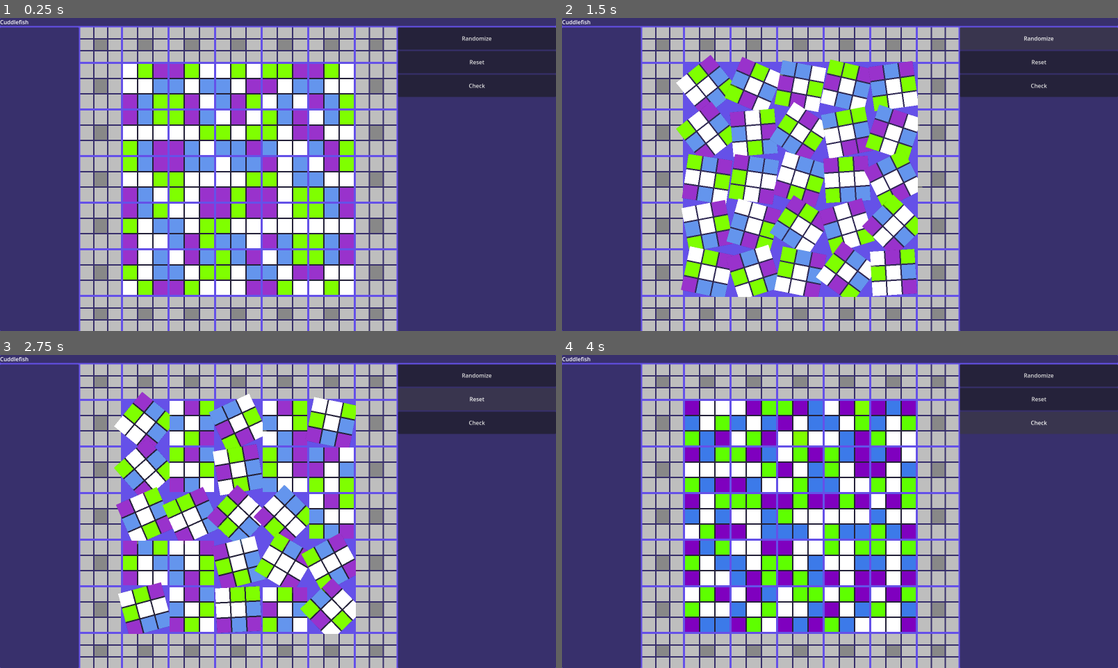
Above: before the commit, frames 1-4 (two rows, left to right).
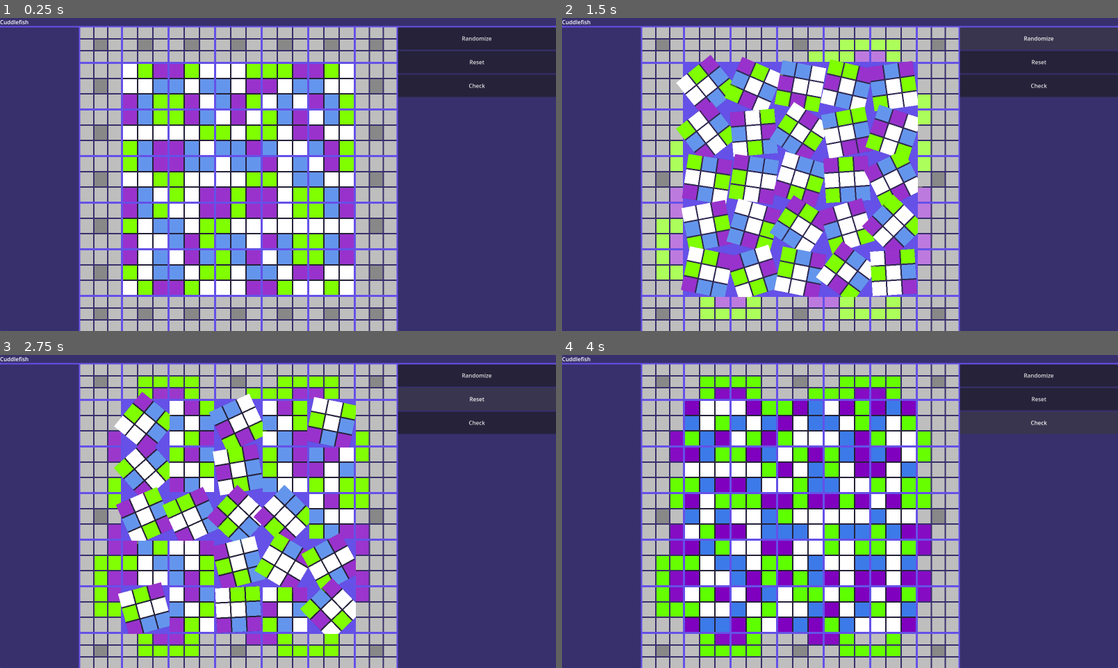
Above: after the commit, the same moments.

Repository: dtersegno/cuddlefish
Game: Godot game, scene res://CuddlefishGame.tscn
Same seed, same stepped clock (60 frames per second), same inputs: the game is played once before the commit and once after it.
Inputs (mouse positions are in pixels of both pictures, inside the frame that each line leads up to):
- Up to frame 1 (0.25 s): no input
- Up to frame 2 (1.5 s): click (706, 86) at 0.52 s; click "Randomize" at 1.25 s
- Up to frame 3 (2.75 s): click "Reset" at 2 s
- Up to frame 4 (4 s): click "Check" at 2.75 s; tap Enter (ui_accept) at 3.5, 3.6, 3.77 s; hold Up (ui_up) from 3.53 s (still down)

The runs differ from the first frame. In frame 1, 0.2% of the frame differs, in the area x 41-47%, y 14-20%; in frame 2, 5.2%; in frame 3, 5.9%; in frame 4, 6.0%, in the area x 17-69%, y 6-97%.

Commit message:
major edge coloring and comparison progress

Diff:
--- a/cuddlefish-gd/cuddler2-0.gd
+++ b/cuddlefish-gd/cuddler2-0.gd
@@ -39,7 +39,7 @@
 #clicking the button makes the square spin
 @onready var button = $Button
 @onready var spin_sound = $Sound/Spin
-signal spinning
+signal done_single_spinning
 signal button_clicked
 
 #preloaded scene for copying self.
@@ -115,6 +115,7 @@
 func _on_button_pressed() -> void:
 	self.emit_signal("button_clicked")
 	await rotate_90()
+	self.emit_signal('done_single_spinning')
 
 # prevents pushing the button
 func disable_button() -> void:
@@ -166,6 +167,7 @@
 
 	direction = (direction + 1)%4 #advance the cardinal direction counterclockwise
 	await self.spin()
+
 	self.enable_button()
 	self.size = Vector2(128,128)
 
--- a/cuddlefish-gd/game.gd
+++ b/cuddlefish-gd/game.gd
@@ -20,6 +20,7 @@
 		get_tree().call_group('cuddlers','random_spin')
 	if Input.is_action_just_pressed("ui_up"):
 		grid.check_cuddler_directions()
+		self.check_win()
 
 func make_connections():
 	randomize_button.pressed.connect(random_spin_all_cuddlers)
@@ -34,11 +35,15 @@
 func random_spin_all_cuddlers() -> void:
 	var tree = get_tree()
 	tree.call_group('cuddlers','random_spin')
+	await get_tree().create_timer(1).timeout
+	grid.perform_cuddler_comparison()
 
 func reset_all_cuddlers():
 	print("Resetting cuddlers")
 	var tree = get_tree()
 	tree.call_group('cuddlers','turn_to_direction')
+	await get_tree().create_timer(1).timeout
+	grid.perform_cuddler_comparison()
 
 # Called every frame. 'delta' is the elapsed time since the previous frame.
 func _process(delta: float) -> void:
--- a/cuddlefish-gd/grid.gd
+++ b/cuddlefish-gd/grid.gd
@@ -135,7 +135,7 @@
 	9:[1,7],
 	4:[7,2],
 	3:[2,3],
-	2:[2,7]
+	2:[1,7]
 }
 
 
@@ -425,7 +425,7 @@
 # edge_picker and edge_painting provide instructions for how to color
 # edge blocks when their adjacent cuddlers match
 var edge_picker = {
-	"U":[
+	"EE_U":[
 		[
 			[0,1], #if these cuddlers compare true,
 			[1,2],# get these edge blocks and light them according to the dict "edge painting". The order of edges matters!
@@ -443,7 +443,7 @@
 			[4,5]
 		]
 	],
-	"R":[
+	"EE_R":[
 			[
 				[4,9], #if these cuddlers compare true,
 				[8,10],# get these edge blocks and light them according to the dict "edge painting". The order of edges matters!
@@ -461,7 +461,7 @@
 				[14,16]
 			]
 	],
-	"D":[
+	"EE_D":[
 			[
 				[20,21], #if these cuddlers compare true,
 				[18,19],# get these edge blocks and light them according to the dict "edge painting". The order of edges matters!
@@ -479,7 +479,7 @@
 				[21,22]
 			]
 	],
-	"L":[
+	"EE_L":[
 			[
 				[0,5], #if these cuddlers compare true,
 				[7,9],# get these edge blocks and light them according to the dict "edge painting". The order of edges matters!
@@ -496,8 +496,15 @@
 				[15,20],
 				[13,15]
 			]
-	],
-}
+	]
+}
+
+var edge_picker_updater = { #will be merged on initialization
+		"EC_L":edge_picker['EE_L'],
+		"EC_R":edge_picker['EE_R'],
+		"EC_D":edge_picker['EE_D'],
+		"EC_U":edge_picker['EE_U']
+	}
 
 var edge_painting = {
 	"EE_U":[
@@ -513,8 +520,8 @@
 		[2, -1, 4]
 	],
 	"EC_R":[
-		[7],
-		[1]
+		[5],
+		[3]
 	],
 	"EE_D":[
 		[2, -1, 0],
@@ -529,8 +536,8 @@
 		[2, -1, 0]
 	],
 	"EC_L":[
-		[1],
-		[7]
+		[7],
+		[1]
 	]
 }
 
@@ -541,6 +548,8 @@
 
 # Called when the node enters the scene tree for the first time.
 func _ready() -> void:
+	edge_picker.merge(edge_picker_updater)
+
 	# remove the sprite
 	cuddlegrid_sprite.queue_free()
 	create_cuddlerows(5,5)
@@ -551,6 +560,9 @@
 	#adjust the default "solution" to include different numbers for parallel edges
 	solution_coloring['green'].merge(swap_plan_g, true)
 	solution_coloring['purple'].merge(swap_plan_p, true)
+
+	for cuddler in get_tree().get_nodes_in_group('cuddlers'):
+		cuddler.connect('done_single_spinning', self.perform_cuddler_comparison)
 
 	self.paint_solution()
 	self.paint_edge_blocks('gray')
@@ -661,18 +673,20 @@
 func perform_cuddler_comparison() -> void:
 	var result = compare_all_cuddlers()
 	var all_cuddlers = get_tree().get_nodes_in_group('cuddlers')
-	print(result)
+	#print(result)
 	for comparison in result:
 		# for each comparison type,
 		# get [ [cuddlerA, cuddlerB], true/false ]
 		for single_comparison in result[comparison]:
 			#if the comparison is true (the colors are the
 			#same), flash those cuddlers' squares.
+			var cuddlerAindex = single_comparison[0][0]
+			var cuddlerBindex = single_comparison[0][1]
+			var cuddlerA = all_cuddlers[cuddlerAindex]
+			var cuddlerB = all_cuddlers[cuddlerBindex]
+
+			#if they match, flash the squares on the cuddlers
 			if single_comparison[1]:
-				var cuddlerAindex = single_comparison[0][0]
-				var cuddlerBindex = single_comparison[0][1]
-				var cuddlerA = all_cuddlers[cuddlerAindex]
-				var cuddlerB = all_cuddlers[cuddlerBindex]
 				cuddlerA.disable_button()
 				cuddlerB.disable_button()
 				cuddlerA.flash_square(
@@ -682,24 +696,39 @@
 					comparisons[comparison][1]
 				)
 
-				######## work on this part
-				#light up the appropriate edge blocks
-				if 'EE_' + comparison in edge_picker.keys() or 'EC_' + comparison in edge_picker.keys():
-					var these_blocks = edge_picker[comparison]
-					for square_group in these_blocks:
-						if cuddlerA in square_group[0] and cuddlerB in square_group[0]:
-							var edge_a_index = square_group[1][0]
-							var edge_b_index = square_group[1][1]
-							var squares_a = edge_painting[comparison][0]
-							var squares_b = edge_painting[comparison][1]
-							var edge_a = edge_blocks[edge_a_index]
-							var edge_b = edge_blocks[edge_b_index]
-							for square_a in squares_a:
-								var this_color = cuddlerA.edge_blocks[square_a].color
-								edge_a.tween_square_color(square_a, this_color)
-							for square_b in squares_b:
-								var this_color = cuddlerB.edge_blocks[square_b].color
-								edge_b.tween_square_color(square_b, this_color)
+			######## work on this part
+			#light up the appropriate edge blocks.
+			#go through all the blocks to compare
+			if comparison in edge_picker:
+				var these_blocks = edge_picker[comparison]
+				for square_group in these_blocks:
+					#square groups are shaped like [[CA,CB],[EA,EB]],
+					# with a list of cuddlers to compare and the matching edge
+					#blocks to update.
+
+
+					if cuddlerAindex in square_group[0] and cuddlerBindex in square_group[0]: #if the cuddlers in question are to be compared,
+						var edge_a_index = square_group[1][0] #get the indices of the edge blocks to color
+						var edge_b_index = square_group[1][1]
+						var squares_a = edge_painting[comparison][0] #get the indices of squares in the edge block to color
+						var squares_b = edge_painting[comparison][1]
+						var edge_a = edge_blocks[edge_a_index] #get the actual edge blocks
+						var edge_b = edge_blocks[edge_b_index]
+						var this_color = cuddlerA.edge_blocks[
+							cuddlerA.global_to_local(
+								comparisons[comparison][0]
+								)
+							].color
+						if this_color == default_colors['white']:
+							this_color = default_colors['gray']
+						if not single_comparison[1]:
+							this_color = default_colors['gray']
+						for square_a in squares_a:
+							for edge_square in edge_painting[comparison][0]:
+								edge_a.tween_square_color(edge_square, this_color)
+						for square_b in squares_b:
+							for edge_square in edge_painting[comparison][1]:
+								edge_b.tween_square_color(edge_square, this_color)
 
 # a single comparison between two cuddlers
 func cuddle_compare(cuddler1, cuddler2, comparison) -> bool:
Not shown, changed: notebooks/.ipynb_checkpoints/4_paths-checkpoint.ipynb
Not shown, changed: notebooks/4_paths.ipynb
